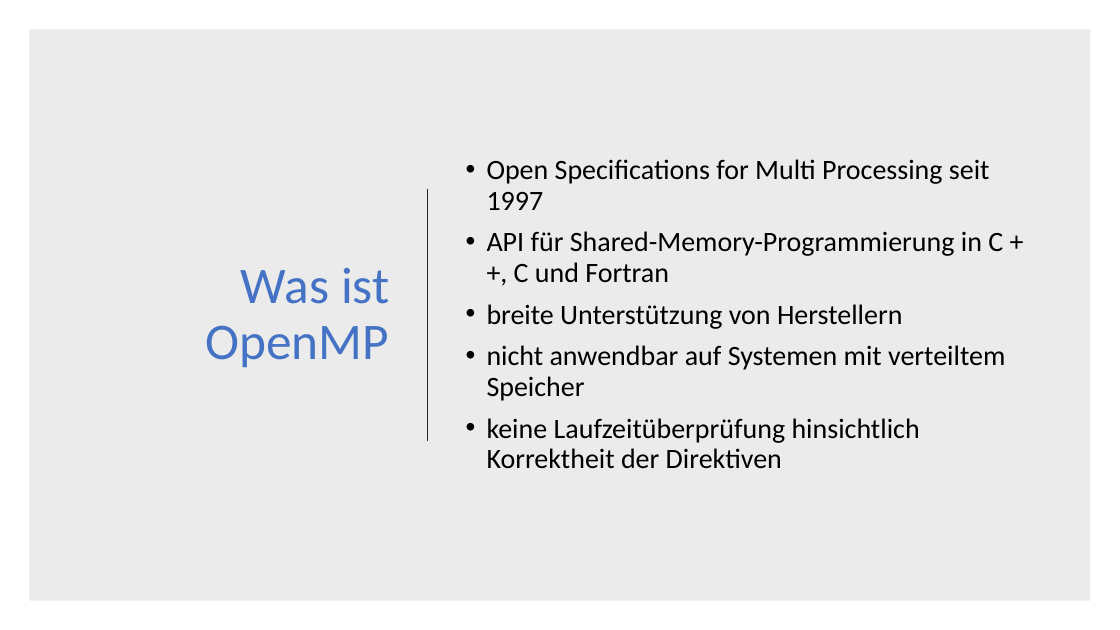
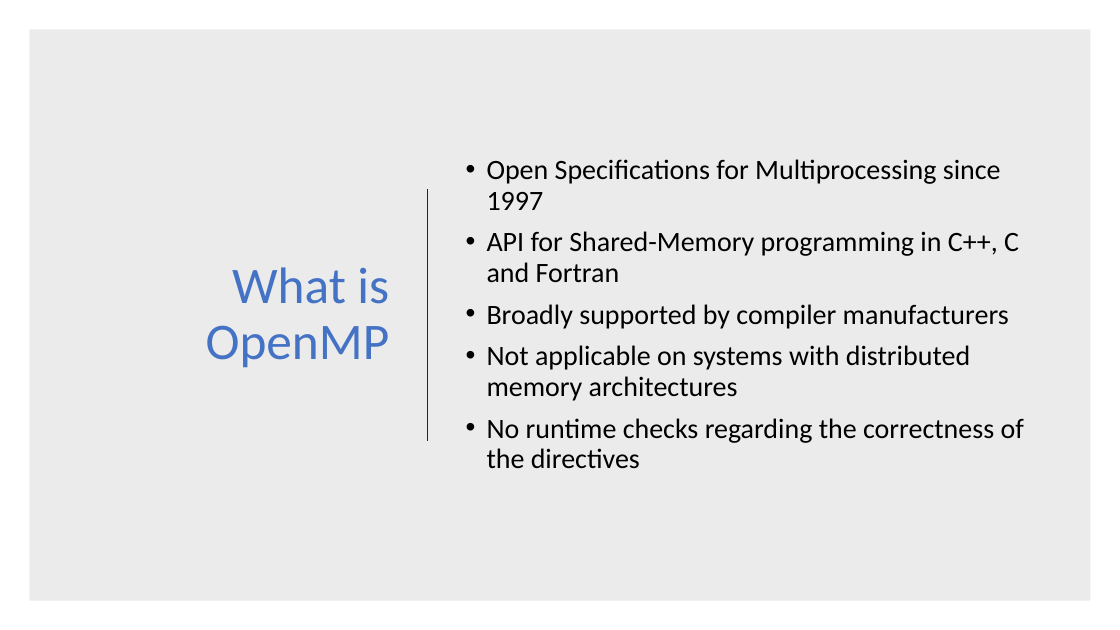
Before and after one commit to dyeske61283/ASE_OpenMP, a slide deck: slide 6 of OpenMP_Folien.pptx. Drawn at 1120x630 pixels with LibreOffice and Linux fonts; fonts in the diff are those of the drawing. Boxes give left, top, right and bottom in pixels: in the first picture for what was removed or moved away, otherwise in the second. Text is boxed around its words. In the diff, an @@ line names an element or a change of style, - is before the commit and + after.

```diff
--- a/OpenMP_Folien.pptx
+++ b/OpenMP_Folien.pptx
@@ text at [487,159,1024,469]: text changed @@
-• Open Specifications for Multi Processing seit 1997
-• API für Shared-Memory-Programmierung in C ++, C und Fortran
-• breite Unterstützung von Herstellern
-• nicht anwendbar auf Systemen mit verteiltem Speicher
-• keine Laufzeitüberprüfung hinsichtlich Korrektheit der Direktiven
+• Open Specifications for Multiprocessing since 1997
+• API for Shared-Memory programming in C++, C and Fortran
+• Broadly supported by compiler manufacturers
+• Not applicable on systems with distributed memory architectures
+• No runtime checks regarding the correctness of the directives
@@ title at [206,267,390,368]: text changed @@
-Was ist OpenMP
+What is OpenMP
```
Also in this commit, not shown: 14 other slides changed, 2 slides added, 1 slide removed, 1 other file.
